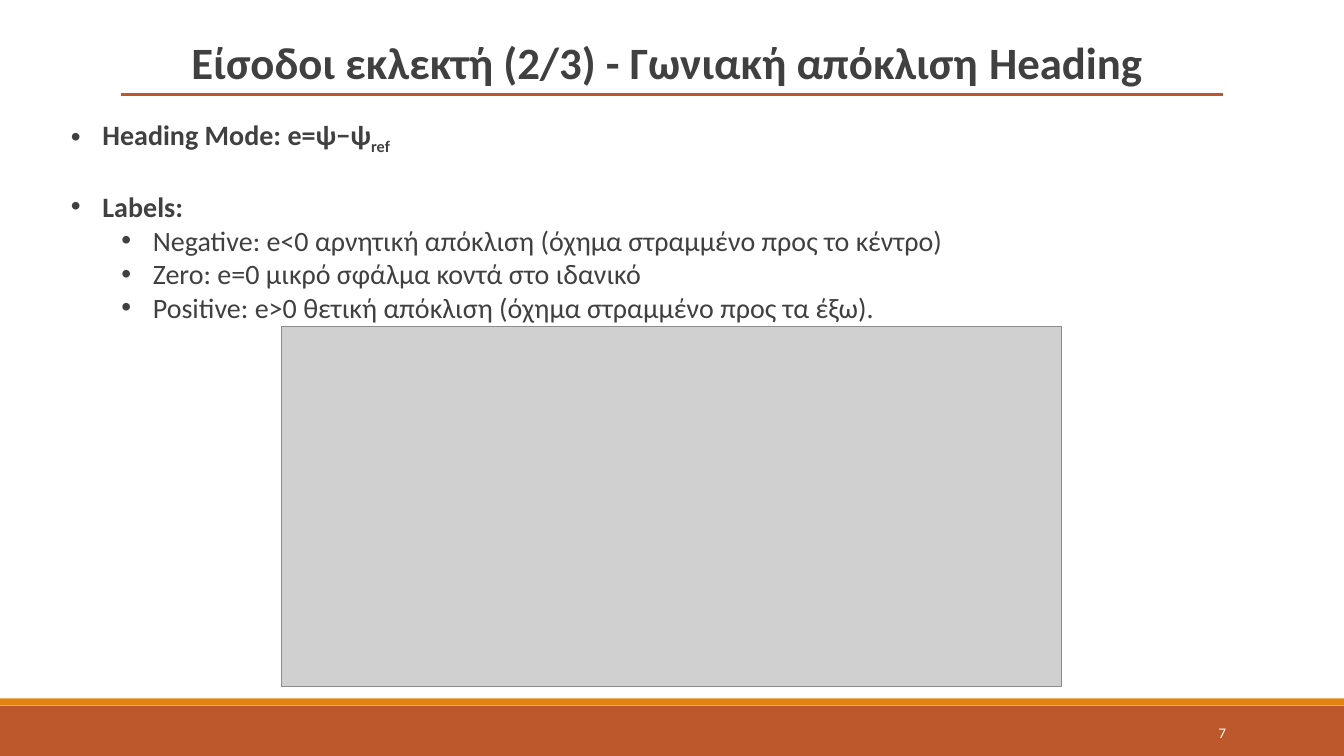
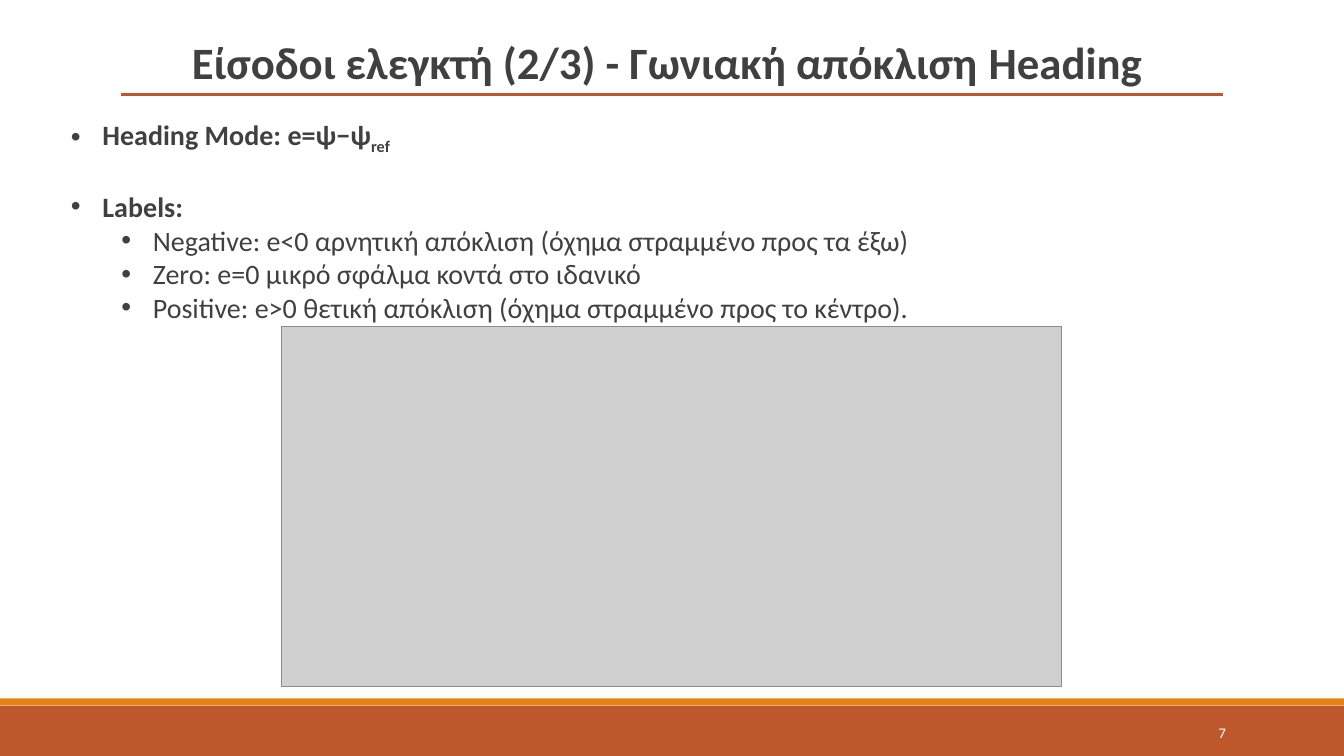
Before and after one commit to kvchr/fuzzy-roundabout-steering, a slide deck: slide 7 of slides/fuzzy_roundabout_slides_GR.pptx. Drawn at 1344x756 pixels with LibreOffice and Linux fonts; fonts in the diff are those of the drawing; grey boxes stand for pictures. Boxes give left, top, right and bottom in pixels: in the first picture for what was removed or moved away, otherwise in the second. Text is boxed around its words. In the diff, an @@ line names an element or a change of style, - is before the commit and + after.

```diff
--- a/slides/fuzzy_roundabout_slides_GR.pptx
+++ b/slides/fuzzy_roundabout_slides_GR.pptx
@@ text at [192,46,1142,87]: text changed @@
-Είσοδοι εκλεκτή (2/3) - Γωνιακή απόκλιση Heading
+Είσοδοι ελεγκτή (2/3) - Γωνιακή απόκλιση Heading
@@ text at [153,230,908,256]: text changed @@
-  • Negative: e<0 αρνητική απόκλιση (όχημα στραμμένο προς το κέντρο)
+  • Negative: e<0 αρνητική απόκλιση (όχημα στραμμένο προς τα έξω)
@@ text at [153,297,907,323]: text changed @@
-  • Positive: e>0 θετική απόκλιση (όχημα στραμμένο προς τα έξω).
+  • Positive: e>0 θετική απόκλιση (όχημα στραμμένο προς το κέντρο).
```
Also in this commit, not shown: 13 other slides changed, 8 other files.
